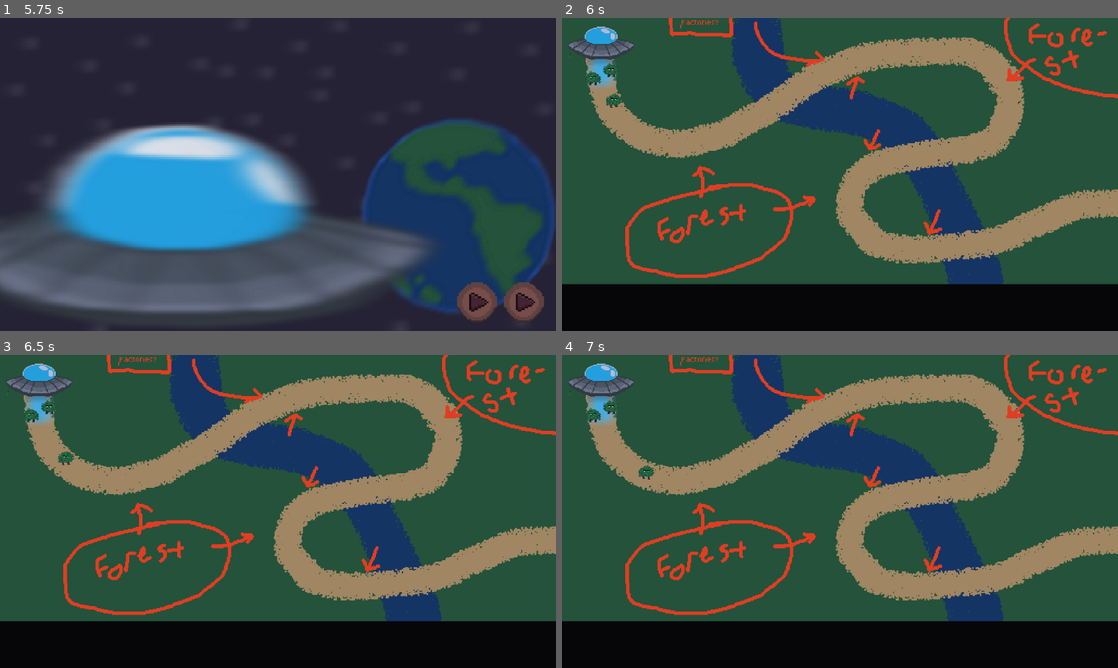
Above: before the commit, frames 1-4 (two rows, left to right).
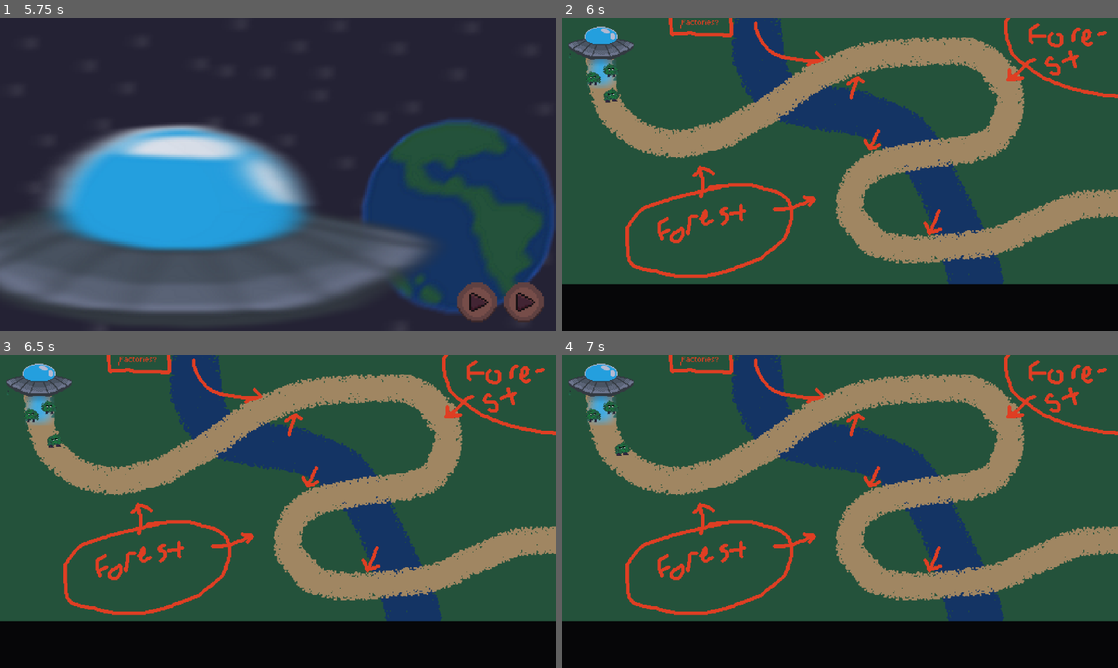
Above: after the commit, the same moments.

Repository: WilliamPickle/Aegis-of-Evergreen
Game: Godot game, scene res://scenes/current_scene.tscn
Two runs of this game, one before a commit and one after it. Both use one fixed random seed, a clock stepped at 60 frames per second and the inputs below.
Inputs (mouse positions are in pixels of both pictures, inside the frame that each line leads up to):
- Up to frame 1 (5.75 s): click (278, 174) at 0.5 s; click "Play" at 1.25 s; tap Enter at 2, 4.25 s; move the mouse to (400, 158) at 2.02 s; tap Space at 2.75, 5 s; move the mouse to (166, 190) at 2.77 s; click (522, 302) at 3.5 s; move the mouse to (333, 105) at 4.27 s; move the mouse to (250, 237) at 5.02 s
- Up to frame 2 (6 s): click (1084, 302) at 5.75 s
- Up to frame 3 (6.5 s): no input
- Up to frame 4 (7 s): move the mouse to (1006, 558) at 6.52 s

Frame 1 is identical in both runs. In frame 2, 0.1% of the frame differs, in the area x 7-11%, y 22-29%; in frame 3, 0.2%, in the area x 8-14%, y 24-36%; in frame 4, 0.2%.

Commit message:
updated bush animation

Diff:
--- a/scenes/level_1.tscn
+++ b/scenes/level_1.tscn
@@ -1,8 +1,8 @@
-[gd_scene load_steps=8 format=3 uid="uid://l3i6h5io4w4n"]
+[gd_scene load_steps=10 format=3 uid="uid://l3i6h5io4w4n"]
 
 [ext_resource type="Texture2D" uid="uid://7xh3gfv6eksr" path="res://assets/sprites/test sprites/lvl1_map_v1_scuffed.png" id="1_rus8k"]
 [ext_resource type="Script" uid="uid://dynncta8kwk3u" path="res://scripts/TestPathScript.gd" id="2_rus8k"]
-[ext_resource type="Texture2D" uid="uid://ggysblpwjifv" path="res://assets/sprites/enemies/bush_v1_walk.png" id="3_rus8k"]
+[ext_resource type="Texture2D" uid="uid://duuhan0as20y6" path="res://assets/sprites/enemies/bush_v2_walk.png" id="3_rus8k"]
 
 [sub_resource type="Curve2D" id="Curve2D_014kd"]
 _data = {
@@ -18,6 +18,14 @@
 atlas = ExtResource("3_rus8k")
 region = Rect2(25, 0, 25, 25)
 
+[sub_resource type="AtlasTexture" id="AtlasTexture_fcfvj"]
+atlas = ExtResource("3_rus8k")
+region = Rect2(50, 0, 25, 25)
+
+[sub_resource type="AtlasTexture" id="AtlasTexture_pa8r4"]
+atlas = ExtResource("3_rus8k")
+region = Rect2(75, 0, 25, 25)
+
 [sub_resource type="SpriteFrames" id="SpriteFrames_fcfvj"]
 animations = [{
 "frames": [{
@@ -26,10 +34,16 @@
 }, {
 "duration": 1.0,
 "texture": SubResource("AtlasTexture_4nkto")
+}, {
+"duration": 1.0,
+"texture": SubResource("AtlasTexture_fcfvj")
+}, {
+"duration": 1.0,
+"texture": SubResource("AtlasTexture_pa8r4")
 }],
 "loop": true,
 "name": &"new_animation",
-"speed": 5.0
+"speed": 7.5
 }]
 
 [node name="Level1" type="Node2D"]
@@ -55,5 +69,5 @@
 sprite_frames = SubResource("SpriteFrames_fcfvj")
 animation = &"new_animation"
 autoplay = "new_animation"
-frame_progress = 0.421357
+frame_progress = 0.622666
 flip_h = true
--- a/scripts/TestPathScript.gd
+++ b/scripts/TestPathScript.gd
@@ -1,6 +1,6 @@
 extends PathFollow2D
 @onready var path_follow: PathFollow2D = $"."
-@export_range(0, 1, 0.05) var speed = 0.05
+@export_range(0, 1, 0.05) var speed = 0.02
 @onready var walking_bush: AnimatedSprite2D = $WalkingBush
 
 var cur_position_x = 0
Binary file added: assets/sprites/enemies/bush_v2_walk.png
Not shown, added: assets/sprites/enemies/bush_v2_walk.png.import
